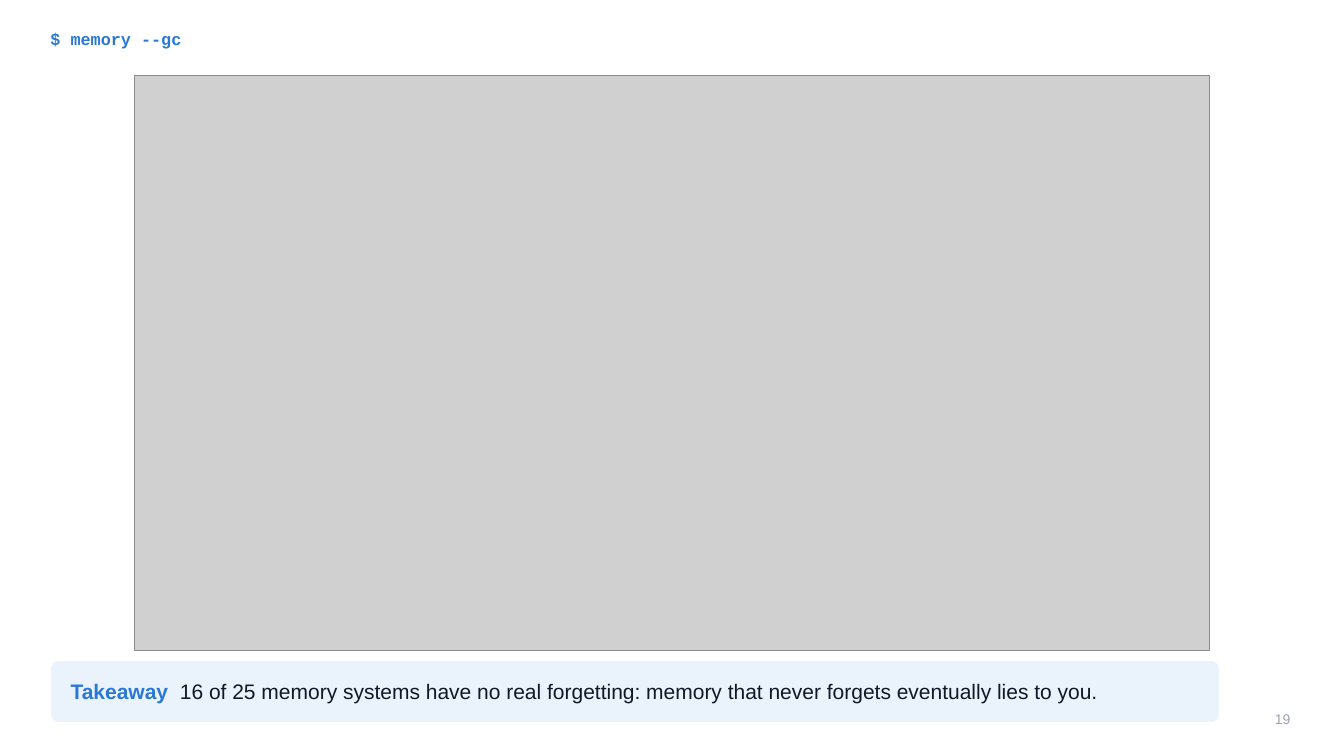
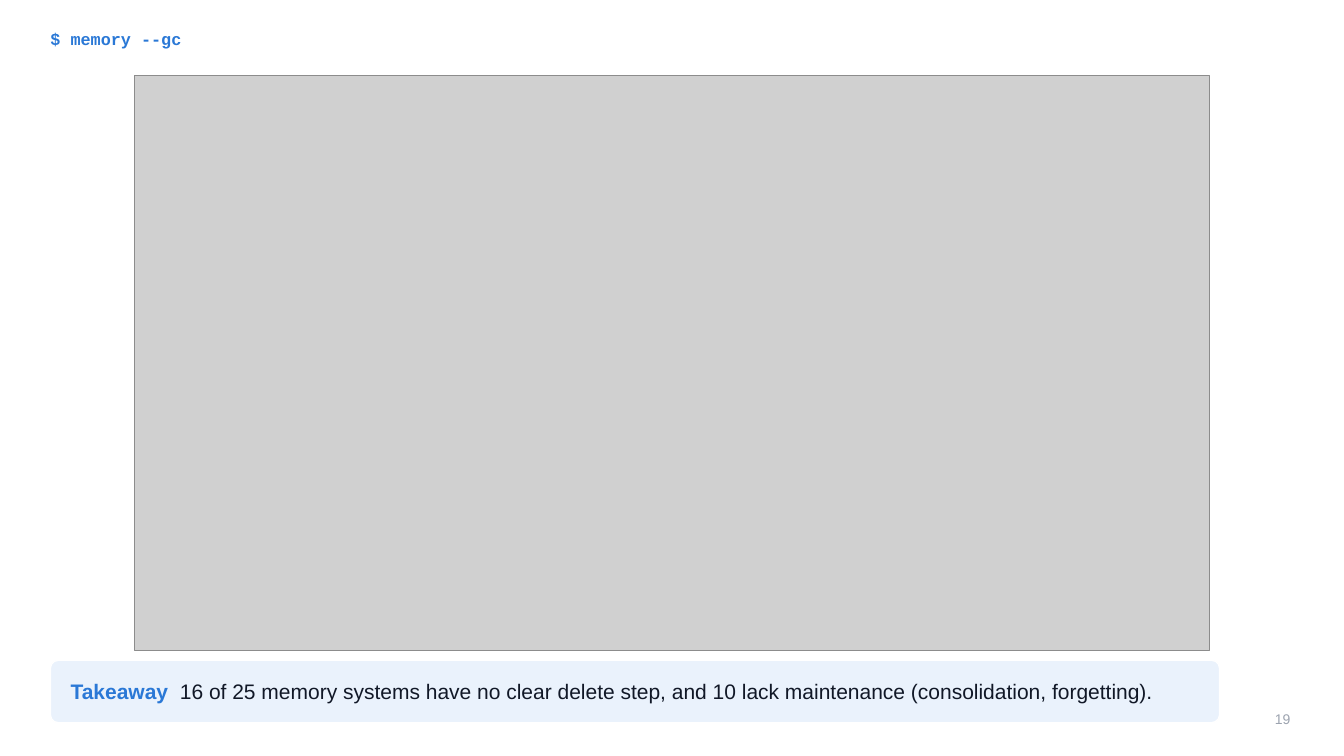
Before and after one commit to nitishsjsucs/agent-harness-engineering-survey, a slide deck: slide 19 of slides/harness_short_story.pptx. Drawn at 1344x756 pixels with LibreOffice and Linux fonts; fonts in the diff are those of the drawing; grey boxes stand for pictures. Boxes give left, top, right and bottom in pixels: in the first picture for what was removed or moved away, otherwise in the second. Text is boxed around its words. In the diff, an @@ line names an element or a change of style, - is before the commit and + after.

```diff
--- a/slides/harness_short_story.pptx
+++ b/slides/harness_short_story.pptx
@@ text at [71,683,1152,704]: text changed @@
-Takeaway 16 of 25 memory systems have no real forgetting: memory that never forgets eventually lies to you.
+Takeaway 16 of 25 memory systems have no clear delete step, and 10 lack maintenance (consolidation, forgetting).
```
Also in this commit, not shown: 5 other slides changed, 15 other files.
